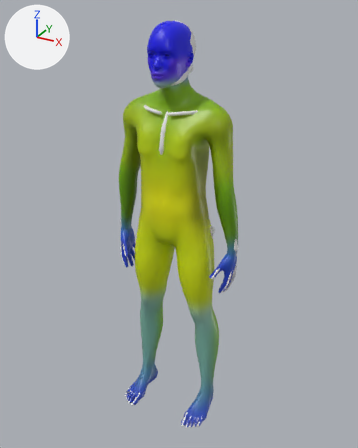
Before and after pictures for a commit that changed the glTF model .vercel/output/static/simulator/pft-inside/assets/models/pft-anatomy.glb.
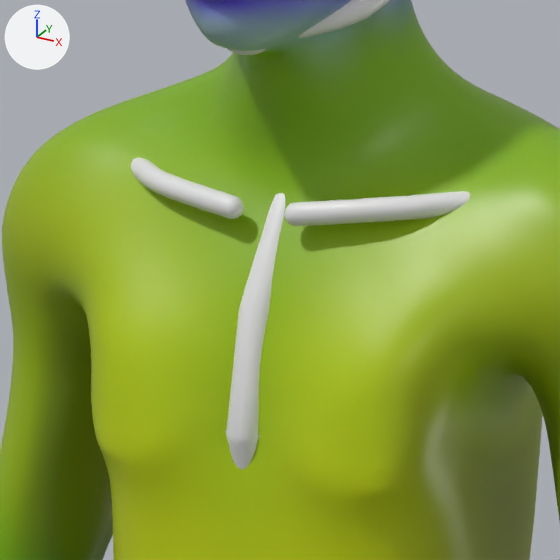
Old and new are each drawn whole from a 50 mm lens placed at (0.941, -1.687, 1.755), pointed at (0.016, -0.005, 0.915) and again close up on the part from 34% to 59% of the width and 18% to 38% of the height. Lighting does not change. The marker at upper left points along +X, +Y and +Z. The first two pictures are the older version. Where no turn or scale is listed for an object, it has been applied to the vertices.
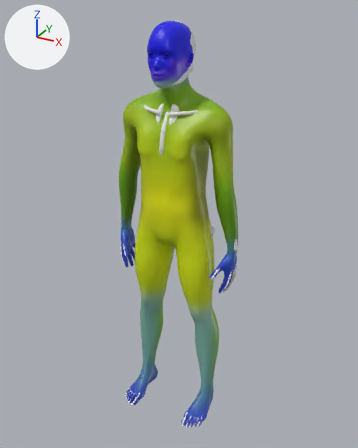
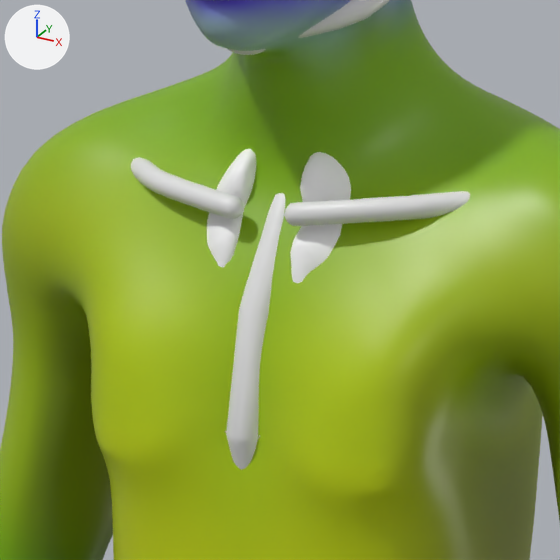
Edits to the bpy script that builds the scene:
```text
Add mat_lungs:
    mat_lungs = principled_material('Lungs')
    mat_lungs.base_color = (1.0, 1.0, 1.0)  # white #ffffff
Add me_mesh_22:
    me_mesh_22.from_pydata(...)  # 18098 vertices, 36236 faces; spans x 0.351..0.532, y -0.342..-0.185, z 1.17..1.462
    me_mesh_22.materials.append(mat_lungs)  # white #ffffff
Add ob_mesh_22:
    ob_mesh_22 = bpy.data.objects.new('Mesh_22', me_mesh_22)
    ob_mesh_22.location = (-0.4418, 0.2432, -0.0351)
```

What differs and where, as boxes [x1, y1, x2, y2] in the close-ups (560 x 560 px):
'Mesh_22', added
    after: [207, 149, 351, 283]
